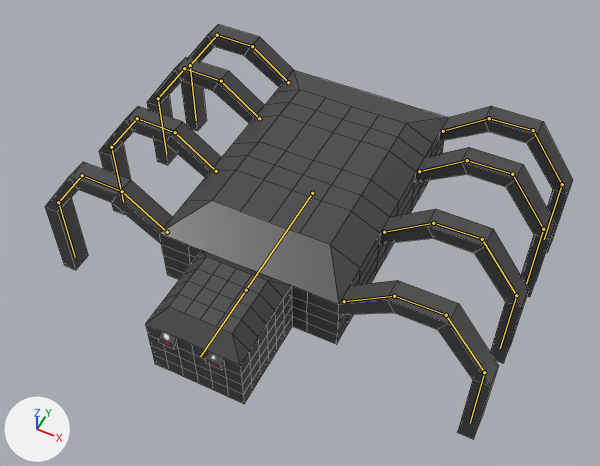
The Blender file Assets/Models/Spider.blend: old version first, new version second.
The view is the same before and after, from a camera (50 mm lens) standing at (1.17, -2.47, 2.77) and looking at (0.02, -0.17, -0.09). The lights are fixed; the arrows at lower left show +X, +Y and +Z. The bones that bend it are drawn over the model as lines. Mesh edges are drawn as thin lines.

The first picture shows 'Body', 'Head'.
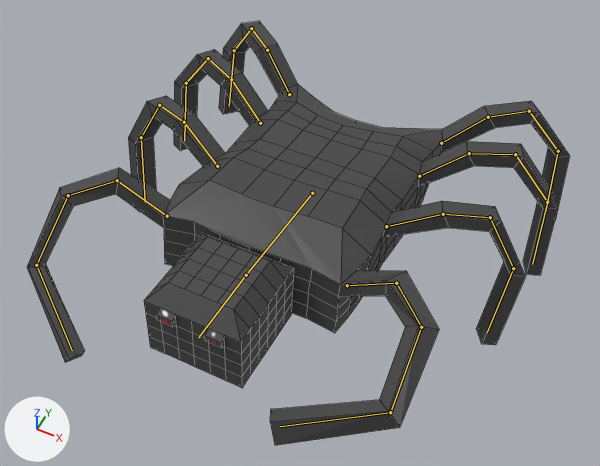
The newer file adds an action. The first version stands in its rest pose; the second is drawn at frame 80 of the action 'ArmatureAction'.

The edits, one by one:
Bone 'Bone' (bone_bone) turns from (0, 0, 0) to (-8, 0, 0) degrees about its own x, y and z.
Bone 'Bone.001' (bone_bone_001) turns from (0, 0, 0) to (4, 0, 0) degrees about its own x, y and z.
Bone 'Bone.002' (bone_bone_002) turns from (0, 0, 0) to (-11, -1, -7) degrees about its own x, y and z.
Bone 'Bone.003' (bone_bone_003) turns from (0, 0, 0) to (-21, 1, 3) degrees about its own x, y and z.
Bone 'Bone.006' (bone_bone_006) turns from (0, 0, 0) to (-13, 10, 1) degrees about its own x, y and z.
Bone 'Bone.007' (bone_bone_007) turns from (0, 0, 0) to (-7, 0, 1) degrees about its own x, y and z.
Bone 'Bone.010' (bone_bone_010) turns from (0, 0, 0) to (-19, 15, 1) degrees about its own x, y and z.
Bone 'Bone.011' (bone_bone_011) turns from (0, 0, 0) to (-12, 0, 2) degrees about its own x, y and z.
Bone 'Bone.014' (bone_bone_014) turns from (0, 0, 0) to (10, -7, -2) degrees about its own x, y and z.
Bone 'Bone.015' (bone_bone_015) turns from (0, 0, 0) to (28, 0, -9) degrees about its own x, y and z.
Bone 'Bone.016' (bone_bone_016) turns from (0, 0, 0) to (37, -14, 8) degrees about its own x, y and z.
Bone 'Bone.017' (bone_bone_017) turns from (0, 0, 0) to (38, 17, -4) degrees about its own x, y and z.
Bone 'Bone.018' (bone_bone_018) turns from (0, 0, 0) to (-10, -8, -1) degrees about its own x, y and z.
Bone 'Bone.019' (bone_bone_019) turns from (0, 0, 0) to (-12, 0, -2) degrees about its own x, y and z.
Bone 'Bone.022' (bone_bone_022) turns from (0, 0, 0) to (-13, -2, 6) degrees about its own x, y and z.
Bone 'Bone.023' (bone_bone_023) turns from (0, 0, 0) to (-11, 0, -2) degrees about its own x, y and z.
Bone 'Bone.026' (bone_bone_026) turns from (0, 0, 0) to (13, 10, 3) degrees about its own x, y and z.
Bone 'Bone.027' (bone_bone_027) turns from (0, 0, 0) to (31, 2, 12) degrees about its own x, y and z.
Bone 'Bone.028' (bone_bone_028) turns from (0, 0, 0) to (13, 11, -5) degrees about its own x, y and z.
Bone 'Bone.029' (bone_bone_029) turns from (0, 0, 0) to (33, -16, 1) degrees about its own x, y and z.
Bone 'Bone.030' (bone_bone_030) turns from (0, 0, 0) to (-18, -14, -1) degrees about its own x, y and z.
Bone 'Bone.031' (bone_bone_031) turns from (0, 0, 0) to (-14, -1, -2) degrees about its own x, y and z.

Location of each change, (x1, y1, x2, y2) in pixels of the pictures (600 x 466 px):
'Body', posed
    before: (45, 24, 573, 439)
    after: (27, 21, 570, 445)
'Head', posed
    before: (146, 250, 292, 404)
    after: (144, 233, 294, 388)
bone 'Bone', root to tip
    before: (312, 193) to (246, 290)
    after: (312, 193) to (246, 275)
bone 'Bone.001', root to tip
    before: (246, 290) to (200, 356)
    after: (246, 275) to (198, 337)
bone 'Bone.002', root to tip
    before: (384, 232) to (433, 223)
    after: (386, 226) to (443, 214)
bone 'Bone.003', root to tip
    before: (433, 223) to (482, 239)
    after: (443, 214) to (490, 217)
bone 'Bone.006', root to tip
    before: (419, 171) to (467, 160)
    after: (419, 176) to (469, 153)
bone 'Bone.007', root to tip
    before: (467, 160) to (512, 174)
    after: (469, 153) to (515, 154)
bone 'Bone.010', root to tip
    before: (443, 131) to (489, 118)
    after: (441, 143) to (488, 117)
bone 'Bone.011', root to tip
    before: (489, 118) to (533, 130)
    after: (488, 117) to (529, 111)
bone 'Bone.014', root to tip
    before: (344, 301) to (394, 296)
    after: (347, 285) to (396, 283)
bone 'Bone.015', root to tip
    before: (394, 296) to (446, 315)
    after: (396, 283) to (421, 327)
bone 'Bone.016', root to tip
    before: (446, 315) to (484, 372)
    after: (421, 327) to (390, 412)
bone 'Bone.017', root to tip
    before: (484, 372) to (470, 423)
    after: (390, 412) to (280, 426)
bone 'Bone.018', root to tip
    before: (259, 118) to (221, 81)
    after: (260, 123) to (231, 79)
bone 'Bone.019', root to tip
    before: (221, 81) to (184, 68)
    after: (231, 79) to (208, 58)
bone 'Bone.022', root to tip
    before: (216, 171) to (175, 132)
    after: (217, 166) to (184, 122)
bone 'Bone.023', root to tip
    before: (175, 132) to (137, 118)
    after: (184, 122) to (159, 105)
bone 'Bone.026', root to tip
    before: (167, 232) to (122, 191)
    after: (167, 216) to (117, 180)
bone 'Bone.027', root to tip
    before: (122, 191) to (82, 175)
    after: (117, 180) to (68, 195)
bone 'Bone.028', root to tip
    before: (82, 175) to (58, 202)
    after: (68, 195) to (36, 265)
bone 'Bone.029', root to tip
    before: (58, 202) to (75, 257)
    after: (36, 265) to (72, 350)
bone 'Bone.030', root to tip
    before: (288, 82) to (252, 46)
    after: (289, 94) to (267, 50)
bone 'Bone.031', root to tip
    before: (252, 46) to (217, 35)
    after: (267, 50) to (251, 28)
